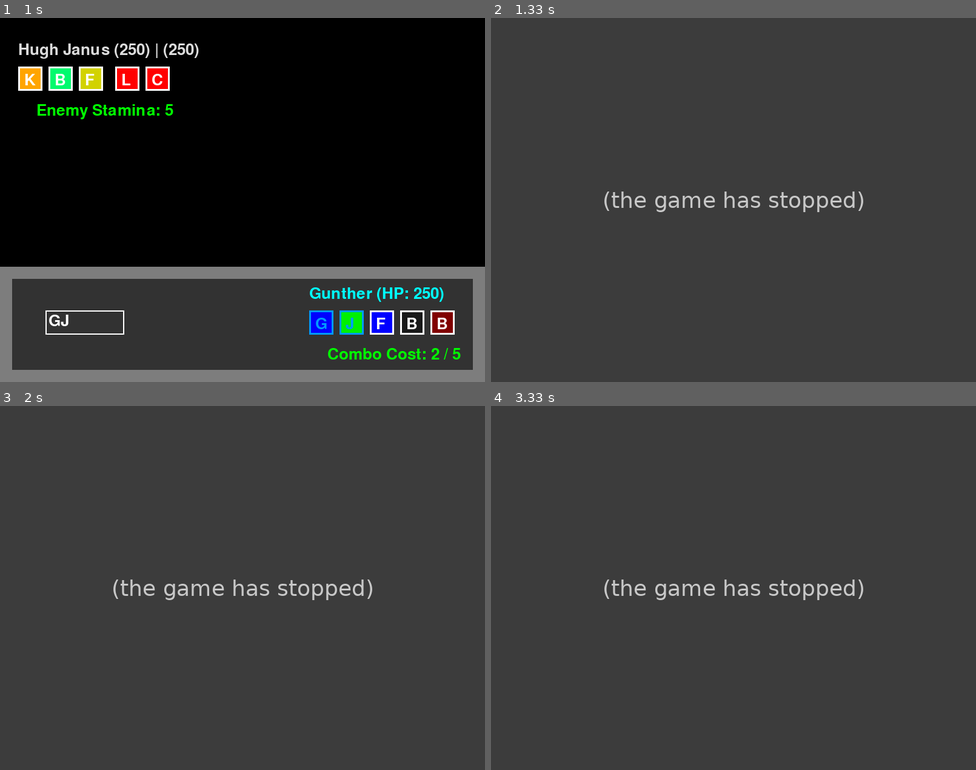
Above: before the commit, frames 1-4 (two rows, left to right).
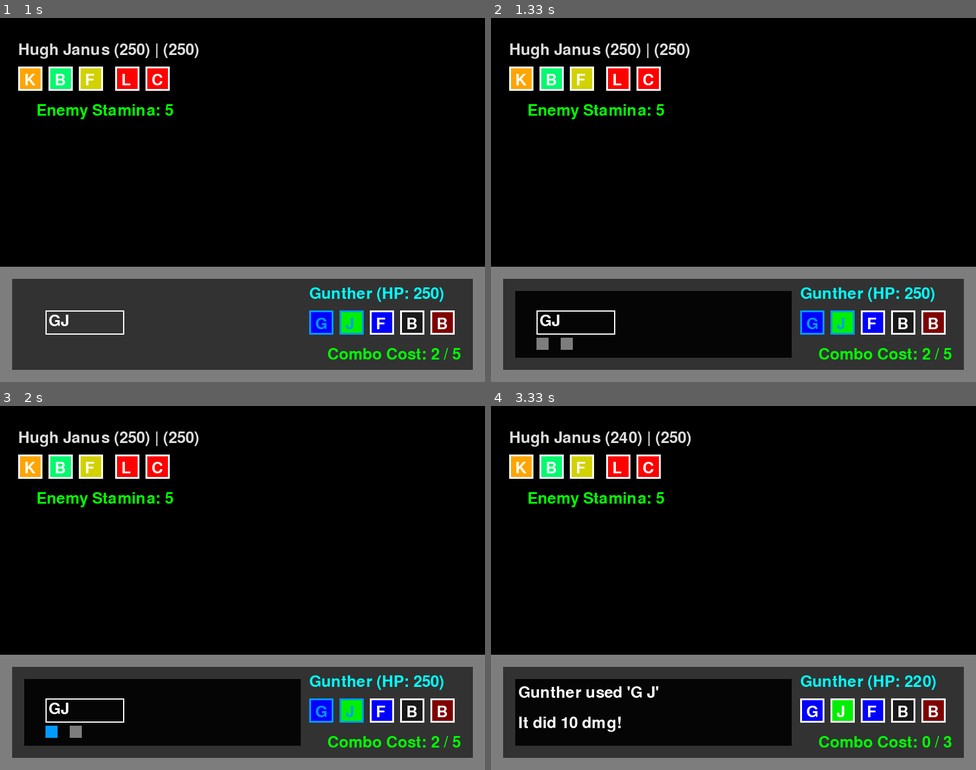
Above: after the commit, the same moments.

Repository: LWhite200/pygames
Game: pygame game, started from WordBound/WordBound.py
Same seed, same stepped clock (60 frames per second), same inputs: the game is played once before the commit and once after it.
Inputs (mouse positions are in pixels of both pictures, inside the frame that each line leads up to):
- Up to frame 1 (1 s): click "G" at 0.38 s; click "J" at 0.72 s
- Up to frame 2 (1.33 s): tap Enter at 1 s
- Up to frame 3 (2 s): click "G" at 1.38 s; click (53, 733) at 1.72 s
- Up to frame 4 (3.33 s): tap Enter at 3 s

Frame 1 is identical in both runs. In frame 2, 89% of the frame differs, in the area x 0-100%, y 0-100%; in frame 3, 89%; in frame 4, 89%.
Error before the commit: AttributeError: 'Deity' object has no attribute 'letters2' (WordBound.py line 422); the game stopped at 1 s (later frames are placeholders)

Commit message:
Add files via upload

Diff:
--- a/WordBound/WordBound.py
+++ b/WordBound/WordBound.py
@@ -107,7 +107,7 @@
             rect_size = 40
             color = letter.color1
         pygame.draw.rect(screen, color, (boxX, boxY, rect_size, rect_size))
-        border_color = (0, 155, 255) if selected else (255, 255, 255)
+        border_color = (0, 155, 255) if selected and isPlayer1 else (255, 255, 255)
         pygame.draw.rect(screen, border_color, (boxX, boxY, rect_size, rect_size), 3)
         text = curFont.render(letter.char, True, border_color)
         screen.blit(text, (x + 10, y + 10))
@@ -271,8 +271,8 @@
     pygame.draw.rect(screen, backColor if not SSC[1] else selectedColor, (ipX + 40, ipY + 45, 20, 20))
 
     # if you have multiple words
-    if player1.lets2:
-        secondStart = ipX + (26 * len(player1.letters2))   + 80
+    if player2 and player2.lets:
+        secondStart = ipX + (26 * len(player2.letters))   + 80
         pygame.draw.rect(screen, backColor if not SSC[2] else selectedColor, (secondStart, ipY + 45, 20, 20))
         pygame.draw.rect(screen, backColor if not SSC[3] else selectedColor, (secondStart + 40, ipY + 45, 20, 20))
 
@@ -312,17 +312,17 @@
                             curDialog.pop(0)
 
                     # ----------------------------------------------------------
-                    # when multiple enemy out, which one to attack -- [BUTTONS CLICKS]
+                    # When Multiple Enemies, select which side to attack [button on click ]
                     elif sideSelect:
                         ipX, ipY = 75, playY + buttonY
-                        secondStart = ipX + (26 * len(player2.letters)) + 80 if player2.lets else None
+                        secondStart = None if not (player2 and player2.lets) else ipX + (26 * len(player2.letters)) + 80
                         if ipX <= event.pos[0] <= ipX + 20 and ipY + 45 <= event.pos[1] <= ipY + 65:
                             SSC[0] = not SSC[0]
                             SSC[1] = False
                         elif ipX + 40 <= event.pos[0] <= ipX + 60 and ipY + 45 <= event.pos[1] <= ipY + 65:
                             SSC[1] = not SSC[1]
                             SSC[0] = False
-                        if player1.lets2:
+                        if player2 and player2.lets:
                             if secondStart <= event.pos[0] <= secondStart + 20 and ipY + 45 <= event.pos[1] <= ipY + 65:
                                 SSC[2] = not SSC[2]
                                 SSC[3] = False
@@ -406,7 +406,7 @@
                             curDialog.pop(0)
                     elif sideSelect:
                         if (SSC[0] or SSC[1]):
-                            if not player1.lets2 or (SSC[2] or SSC[3]):
+                            if not (player2 and player2.lets) or (SSC[2] or SSC[3]):
                                 sideSelect = False
                                 playerChoose = False
 
@@ -419,7 +419,7 @@
                             # If more than 1 letter is selected and enough stamina
                             playerChoose = False
 
-                            if player1.lets and enemy.letters2:
+                            if (player1.lets or (player2 and player2.lets)) and enemy2:
                                 sideSelect = True
 
         draw_dialog()
@@ -437,12 +437,18 @@
 
             # Player has their words and also which target to hit -----------------
             elif player1.lets or (player2 and player2.lets):
+
+                # Randomize enemy attack
+                enemy.lets = enemy_choose_letters(enemy)
+                if enemy2:
+                    enemy2.lets = enemy_choose_letters(enemy2)
+
                 # False = left, True = Right (rare one)
-                playTarg1 = True if SSC[1] else False
-                playTarg2 = True if SSC[3] else False
-
-                enemTarg1 = False if not player2 else random.choice([False, True])
-                enemTarg2 = False if not player2 else random.choice([False, True])
+                playTarg1 = enemy2 if SSC[1] else enemy
+                playTarg2 = enemy2 if SSC[3] else enemy
+
+                enemTarg1 = player1 if not player2 else random.choice([player1, player2])
+                enemTarg2 = player1 if not player2 else random.choice([player1, player2])
 
                 listBySpeed = []
 
@@ -453,7 +459,7 @@
 
                 if enemy:
                     listBySpeed.append((enemy, enemTarg1, True, False))
-                if enemy:
+                if enemy2:
                     listBySpeed.append((enemy2, enemTarg2, True, True))
 
                 #   --organize by speed later, idk what crahs bug---     listBySpeed.sort(key=lambda x: x[], reverse=True)
